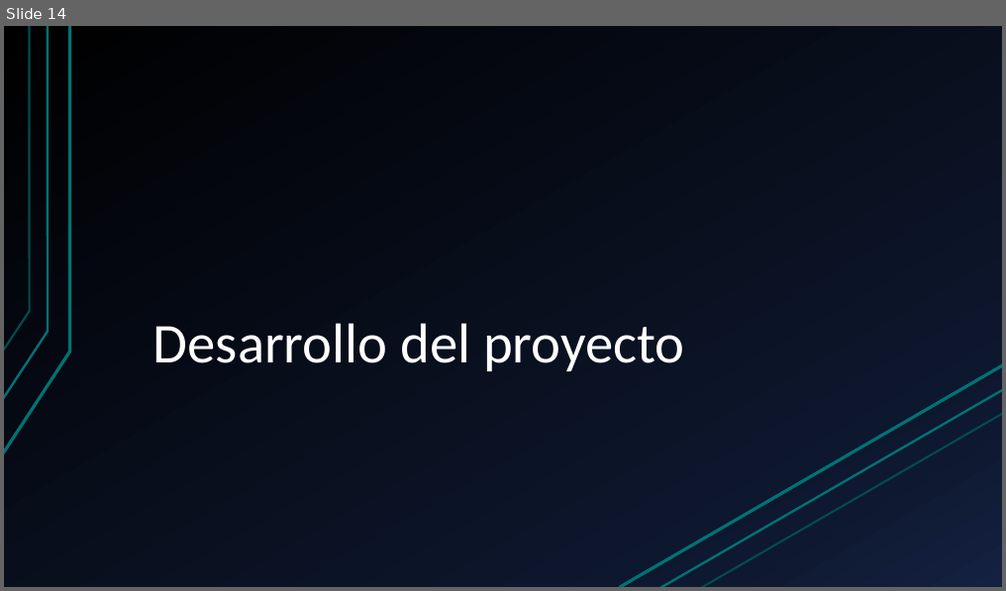
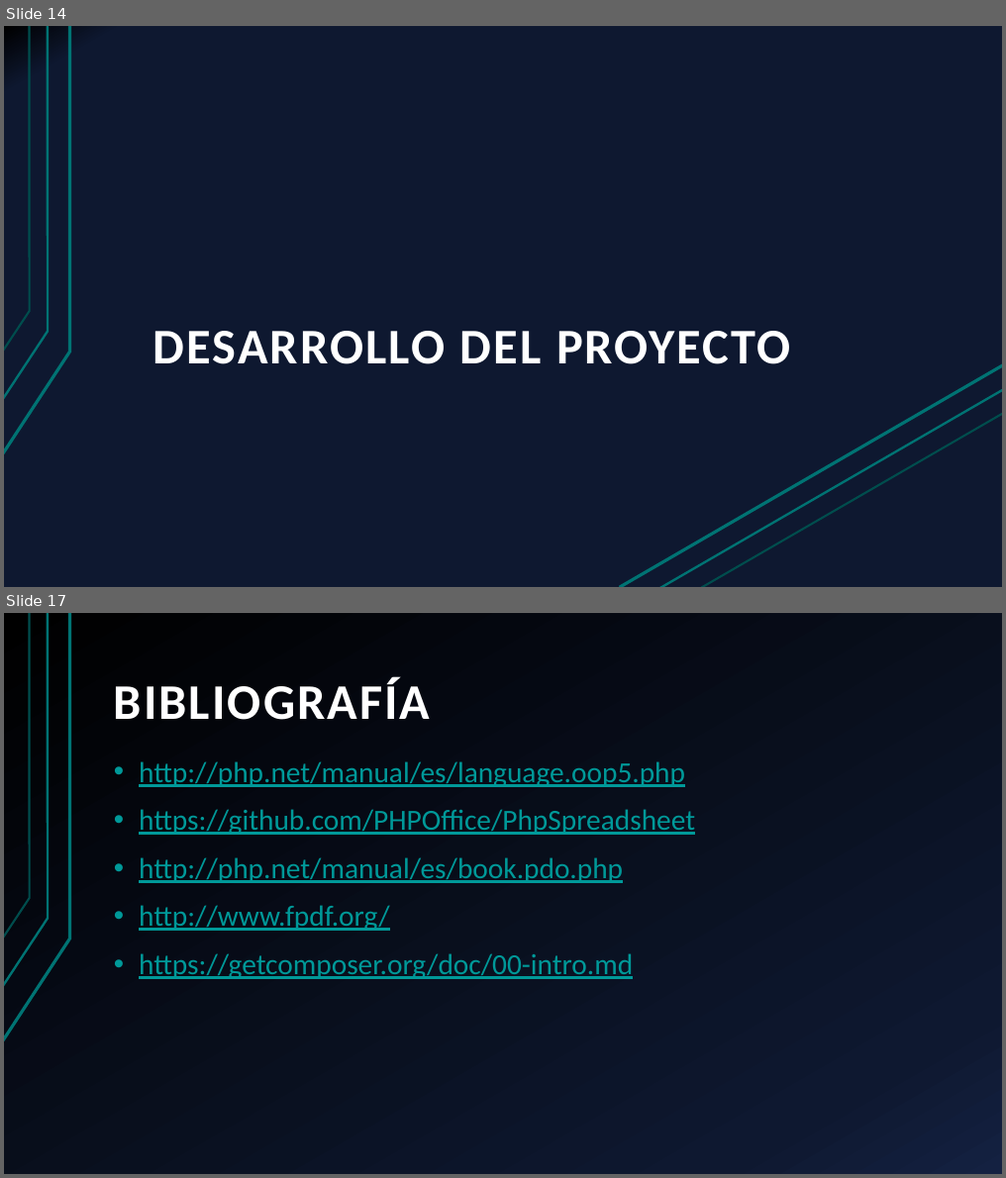
Before and after one commit to Cristoto/FederacionInformes, a slide deck: doc/Presentación/Generador de informes RFESS.pptx. Shown one above the other, each under a label of ours: slide 14 before the commit, slides 14 and 17 after it; the slides between them are not shown. The pictures are 1006x591 and 1006x1178 pixels, drawn with LibreOffice and Linux fonts; fonts in the diff are those of the drawing. Boxes give left, top, right and bottom in pixels: in the first picture for what was removed or moved away, otherwise in the second. Text is boxed around its words. In the diff, an @@ line names an element or a change of style, - is before the commit and + after.

```diff
--- a/doc/Presentación/Generador de informes RFESS.pptx
+++ b/doc/Presentación/Generador de informes RFESS.pptx
@@ slide 17 added at [4,613,1002,1174], background gradient #000000 to #0F1931 to #142242; not listed: 3 template elements that a slide beside it also shows @@
@@ title added at [114,678,431,720], 48 pt, text #FFFFFF, bold @@
+BIBLIOGRAFÍA
@@ text added at [139,761,695,979], 28 pt, text #009999, underline @@
+• http://php.net/manual/es/language.oop5.php
+• https://github.com/PHPOffice/PhpSpreadsheet
+• http://php.net/manual/es/book.pdo.php
+• http://www.fpdf.org/
+• https://getcomposer.org/doc/00-intro.md
@@ slide 14 changed as well @@
@@ background gradient #000000 to #0F1931 to #142242 to gradient #000000 to #0F1931 @@
@@ title at [153,331,790,365]: text changed; size 54 to 48 pt; bold on @@
-Desarrollo del proyecto
+DESARROLLO DEL PROYECTO
```
Also in this commit, not shown: 13 other slides changed, 2 other slides added.
